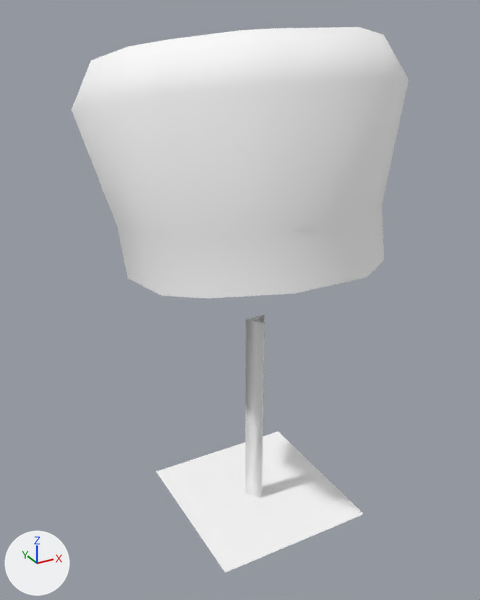
Two versions of the glTF model public/3d/item/model__item__shop.ofs_2898_0/2898head061_c.gltf, one commit apart.
One viewpoint serves both versions: a 50 mm camera at (-0.836, -1.422, 1.378) aimed at (-0.027, 0.05, 0.642). Lighting does not change. The marker at lower left points along +X, +Y and +Z. The first picture is the older version.

Names of what the first picture shows: '2898head061_c'.
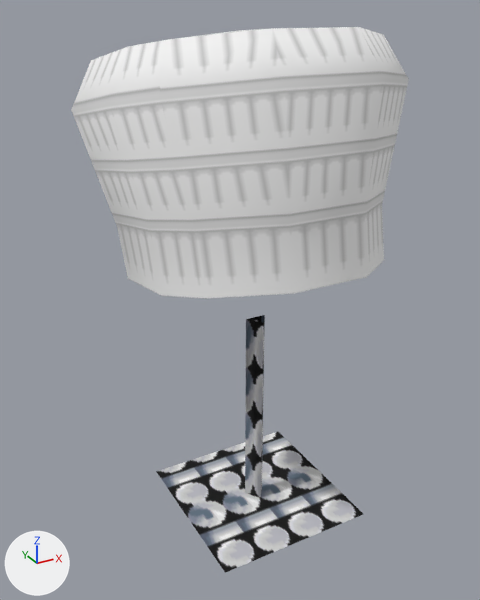
Changed parts and their boxes [x1, y1, x2, y2] in the pictures (480 x 600 px):
'2898head061_c', surface changed (darker): [71, 27, 409, 573] in both

Edits to the bpy script that builds the scene:
```text
Add img_zc08_hat:
    img_zc08_hat = load_image('zc08_hat', '_unpacked/zc08_hat', 32, 32, 'sRGB')
Add img_h_mane00:
    img_h_mane00 = load_image('h_mane00', '_unpacked/h_mane00', 32, 32, 'sRGB')
Change mat_mane00_tex:
    remove mat_mane00_tex.base_color = (1.0, 1.0, 1.0)  # white #ffffff
    add mat_mane00_tex.texture = img_h_mane00
Change mat_zc08_hat61:
    remove mat_zc08_hat61.base_color = (1.0, 1.0, 1.0)  # white #ffffff
    add mat_zc08_hat61.texture = img_zc08_hat
```
